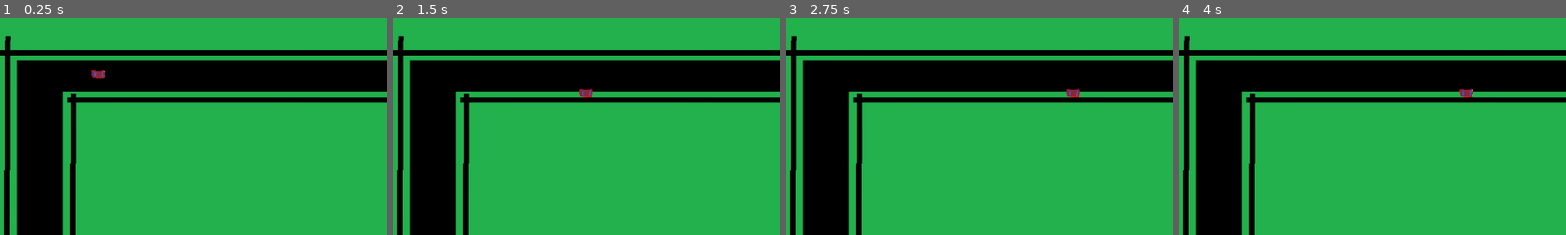
Above: before the commit, frames 1-4 (left to right).
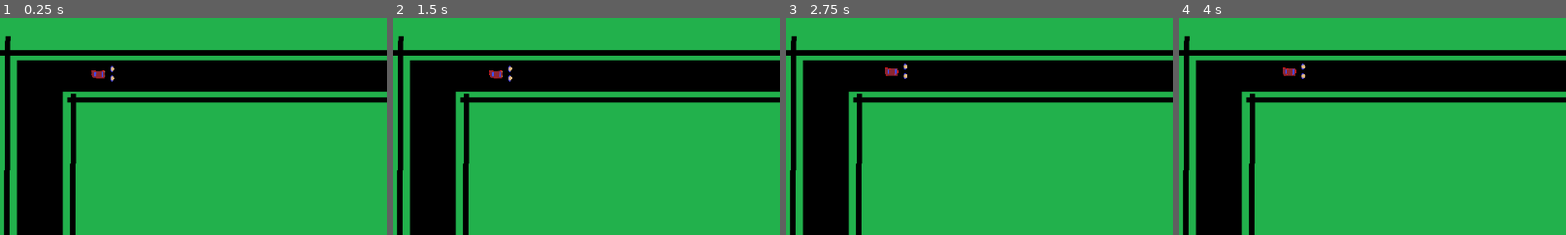
Above: after the commit, the same moments.

Repository: pazhersh/CarPull
Game: Godot game, scene res://scenes/main.tscn
Same seed, same stepped clock (60 frames per second), same inputs: the game is played once before the commit and once after it.
Inputs:
- Up to frame 1 (0.25 s): no input
- Up to frame 2 (1.5 s): tap Enter at 0.5 s; hold D (right) 0.53-1.28 s; tap Q (Row 1 Person 1) at 0.6 s; hold S (down) from 1.28 s (still down); tap A (Row 2 Person 1) at 1.35 s
- Up to frame 3 (2.75 s): tap Space at 2 s; release S (down) at 2.03 s; hold D (right) from 2.03 s (still down); tap Q (Row 1 Person 1) at 2.1 s
- Up to frame 4 (4 s): tap Enter at 2.75 s; release D (right) at 2.78 s; hold W (up) 2.78-3.53 s; tap A (Row 2 Person 1) at 2.85 s; tap Space at 3.5 s; hold S (down) from 3.53 s (still down); tap Q (Row 1 Person 1) at 3.6 s
The pictures show only the part of the screen within x 7-57%, y 0-50%; the shares and areas given below are measured in that part.

The runs differ from the first frame. In frame 1, less than 0.1% of the frame differs, in the area x 28-30%, y 21-30%; in frame 2, 0.3%, in the area x 24-52%, y 21-37%; in frame 3, 0.3%; in frame 4, 0.3%.

Commit message:
added movement after merge

Diff:
--- a/project.godot
+++ b/project.godot
@@ -47,6 +47,11 @@
 "events": [Object(InputEventKey,"resource_local_to_scene":false,"resource_name":"","device":-1,"window_id":0,"alt_pressed":false,"shift_pressed":false,"ctrl_pressed":false,"meta_pressed":false,"pressed":false,"keycode":0,"physical_keycode":68,"key_label":0,"unicode":100,"echo":false,"script":null)
 ]
 }
+<<<<<<<HEADup={
+"deadzone": 0.5,
+"events": [Object(InputEventKey,"resource_local_to_scene":false,"resource_name":"","device":-1,"window_id":0,"alt_pressed":false,"shift_pressed":false,"ctrl_pressed":false,"meta_pressed":false,"pressed":false,"keycode":0,"physical_keycode":87,"key_label":0,"unicode":119,"echo":false,"script":null)
+]
+}
 
 [rendering]
 
--- a/scenes/main.tscn
+++ b/scenes/main.tscn
@@ -1,9 +1,10 @@
-[gd_scene load_steps=6 format=3 uid="uid://t7us3pgenqs8"]
+[gd_scene load_steps=7 format=3 uid="uid://t7us3pgenqs8"]
 
-[ext_resource type="Texture2D" uid="uid://rd4uwxtapgvc" path="res://assets/basic-track-1.png" id="1_jmwwq"]
+[ext_resource type="Texture2D" uid="uid://x8mvd4nbvh28" path="res://assets/basic-track-1.png" id="1_jmwwq"]
 [ext_resource type="Texture2D" uid="uid://ddkyeckf7jcap" path="res://assets/track-edge-1.png" id="2_as2hv"]
 [ext_resource type="Texture2D" uid="uid://bo252o0ir8t6u" path="res://assets/car 1.png" id="3_c17p3"]
-[ext_resource type="Script" path="res://scripts/basic-moveable.gd" id="3_fyo0b"]
+[ext_resource type="Texture2D" uid="uid://cx4m8442uhned" path="res://assets/person 1.png" id="3_s3dpa"]
+[ext_resource type="Script" path="res://scripts/car.gd" id="3_yovku"]
 
 [sub_resource type="RectangleShape2D" id="RectangleShape2D_rxctr"]
 size = Vector2(20, 21.7163)
@@ -121,15 +122,25 @@
 scale = Vector2(25.28, 1)
 polygon = PackedVector2Array(16, 4, -16, 4, -16, -4, 16, -4)
 
-[node name="CharacterBody2D" type="CharacterBody2D" parent="."]
-script = ExtResource("3_fyo0b")
+[node name="car" type="CharacterBody2D" parent="."]
+script = ExtResource("3_yovku")
 
-[node name="Sprite2D" type="Sprite2D" parent="CharacterBody2D"]
+[node name="CarSprite" type="Sprite2D" parent="car"]
 position = Vector2(224, 84)
 scale = Vector2(0.0299353, 0.0445433)
 texture = ExtResource("3_c17p3")
 
-[node name="CollisionShape2D" type="CollisionShape2D" parent="CharacterBody2D"]
+[node name="CollisionShape2D" type="CollisionShape2D" parent="car"]
 position = Vector2(224, 83.4873)
 scale = Vector2(1.00877, 0.597459)
 shape = SubResource("RectangleShape2D_rxctr")
+
+[node name="PersonSprite1" type="Sprite2D" parent="car"]
+position = Vector2(245, 76)
+scale = Vector2(0.0354278, 0.0354278)
+texture = ExtResource("3_s3dpa")
+
+[node name="PersonSprite2" type="Sprite2D" parent="car"]
+position = Vector2(245, 90)
+scale = Vector2(0.0354278, 0.0354278)
+texture = ExtResource("3_s3dpa")
--- /dev/null
+++ b/scripts/person.gd
@@ -0,0 +1,21 @@
+extends Node
+
+const MAX_ROW = 2
+const MAX_COLUMN = 1
+
+var _row
+var _col
+var _input: StringName
+
+func _init(row, col, input: StringName):
+	_row = row
+	_col = col
+	_input = input
+
+func process(	):
+	if Input.is_action_just_pressed(_input):
+		var x = 1
+		var row_center = MAX_ROW / _row
+		var y = _row - row_center
+		return Vector2(x, y).normalized()
+	return Vector2()
Renamed: scenes/car.gd -> scripts/car.gd
